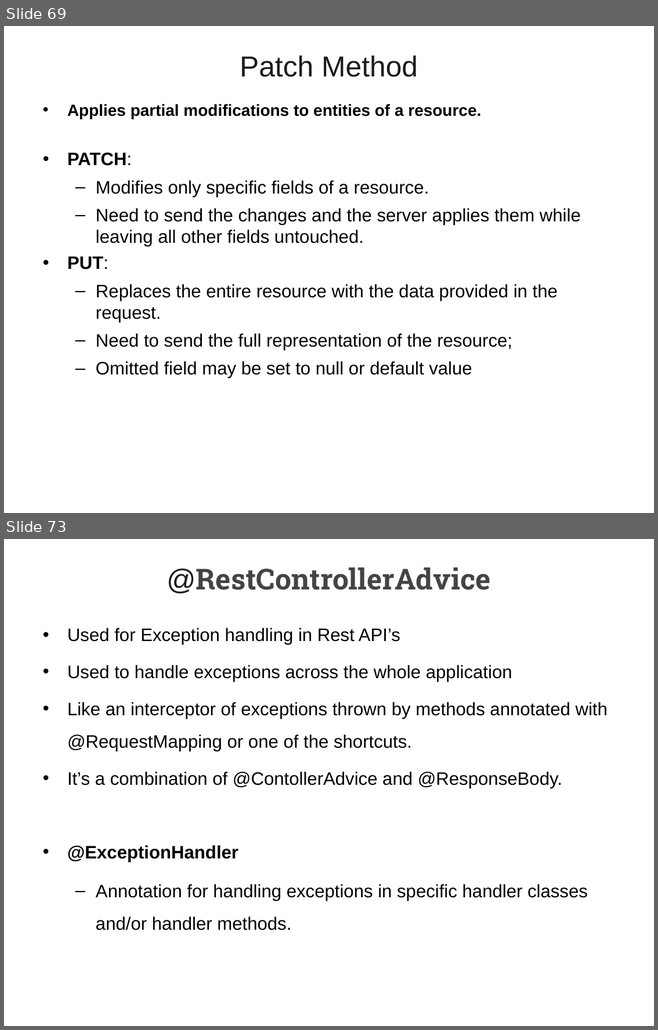
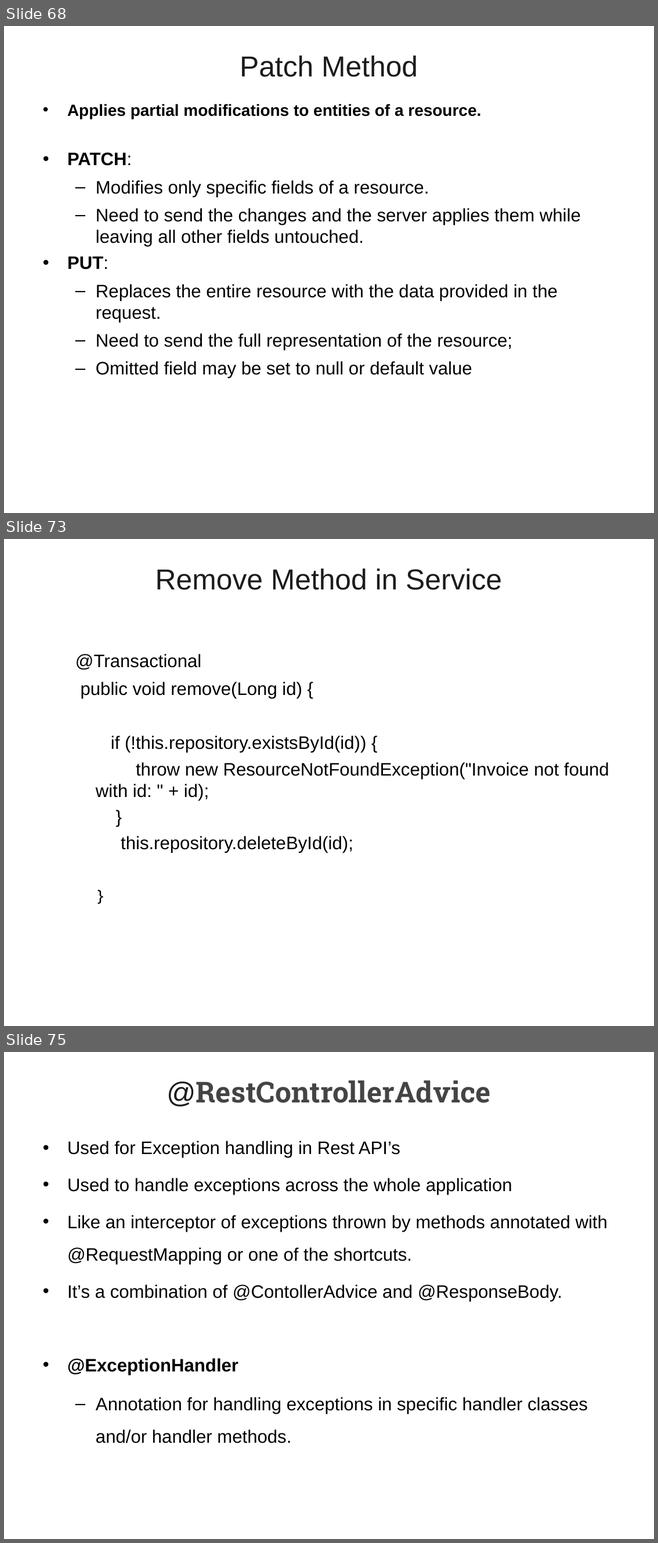
Before and after one commit to vatsanTraining/spring_boot_march_2026, a slide deck: 03_SpringBoot_JPA_Rest_API.ppt. Shown one above the other, each under a label of ours: slides 69 and 73 before the commit, slides 68, 73 and 75 after it; the slides between them are not shown. The pictures are 658x1030 and 658x1543 pixels, drawn with LibreOffice and Linux fonts; fonts in the diff are those of the drawing; background and template pictures are left out. Boxes give left, top, right and bottom in pixels: in the first picture for what was removed or moved away, otherwise in the second. Text is boxed around its words. In the diff, an @@ line names an element or a change of style, - is before the commit and + after.

```diff
--- a/03_SpringBoot_JPA_Rest_API.ppt
+++ b/03_SpringBoot_JPA_Rest_API.ppt
@@ slide 73 added at [4,539,654,1026], background picture (left out) @@
@@ title added at [155,569,502,590], 32 pt, text #1C1C1C @@
+Remove Method in Service
@@ text added at [75,654,609,853], 20 pt, text #000000 @@
+  @Transactional
+  public void remove(Long id) {
+if (!this.repository.existsById(id)) {
+throw new ResourceNotFoundException("Invoice not found with id: " + id);
+}
+this.repository.deleteById(id);
+}
@@ what was slide 69 is now slide 68 @@
@@ what was slide 73 is now slide 75 @@
```
Also in this commit, not shown: 3 slides changed, 2 other slides added, 2 slides removed, 1 other file.
